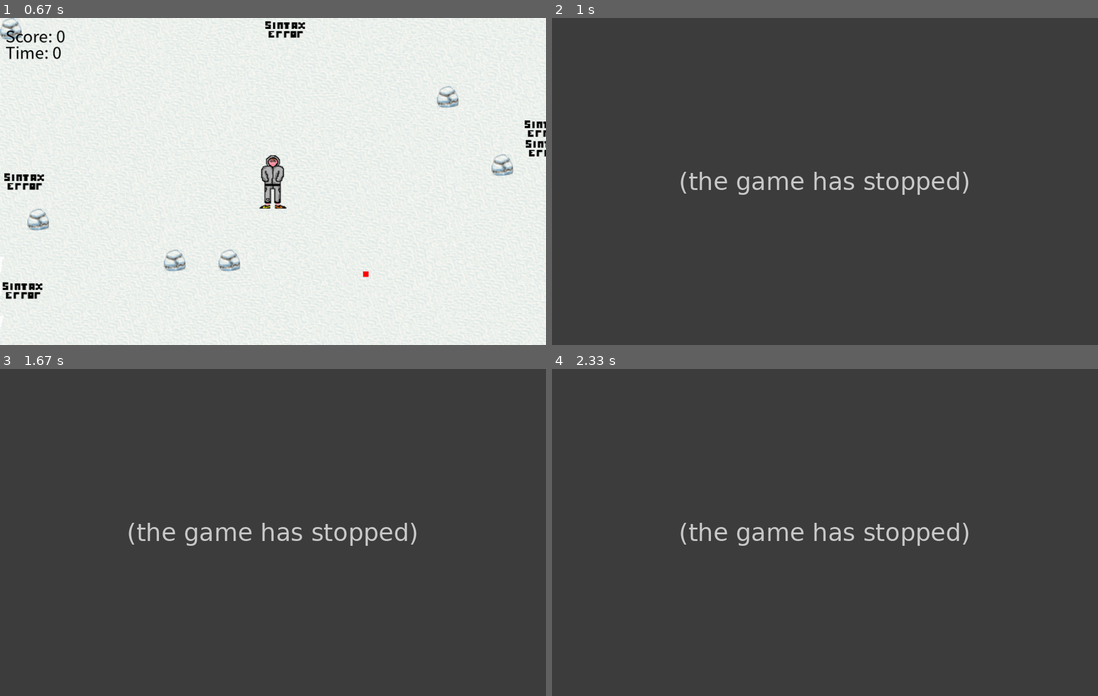
Above: before the commit, frames 1-4 (two rows, left to right).
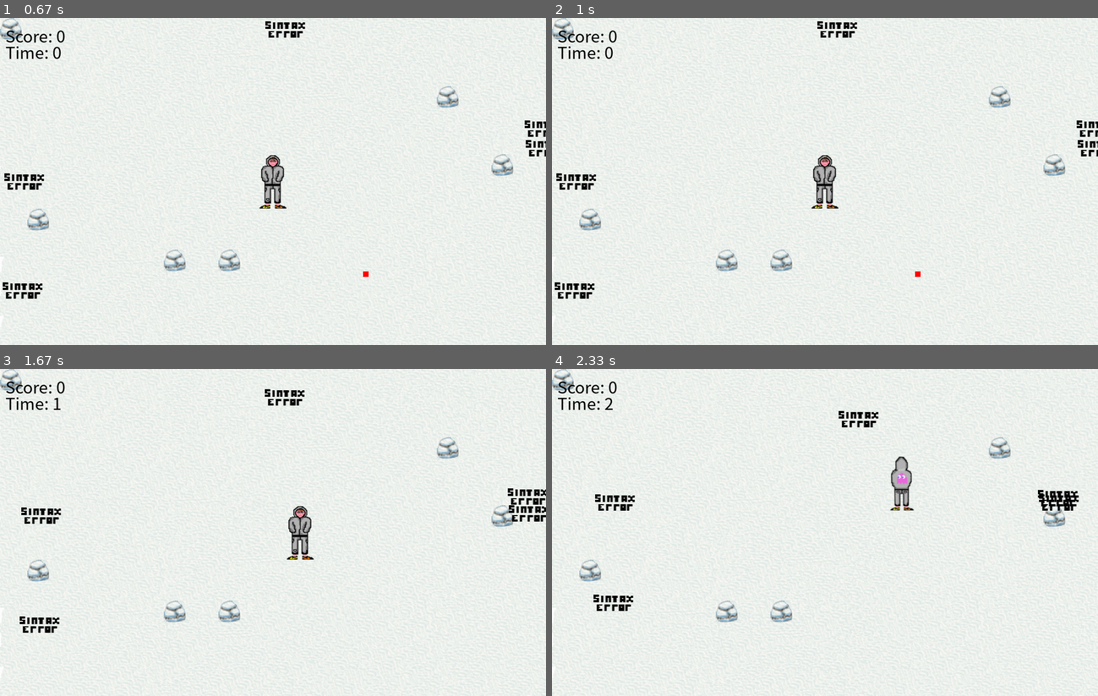
Above: after the commit, the same moments.

Repository: AleFalcone27/CodeDefender
Game: pygame game, started from JuegShooter.py
Two runs of this game, one before a commit and one after it. Both use one fixed random seed, a clock stepped at 60 frames per second and the inputs below.
Inputs (mouse positions are in pixels of both pictures, inside the frame that each line leads up to):
- Up to frame 1 (0.67 s): click (273, 181) at 0.38 s
- Up to frame 2 (1 s): hold Esc from 0.67 s (still down); hold D from 0.67 s (still down); move the mouse to (803, 194) at 0.7 s
- Up to frame 3 (1.67 s): release Esc at 1.13 s; release D at 1.13 s; tap Esc at 1.17 s; hold D from 1.5 s (still down)
- Up to frame 4 (2.33 s): release D at 1.97 s; hold W 2-2.3 s

Frame 1 is identical in both runs. In frame 2, 100% of the frame differs, in the area x 0-100%, y 0-100%; in frame 3, 100%; in frame 4, 100%.
Before the commit the program exited at 0.68 s; later frames show no game.

Commit message:
Organizacion del codigo

Diff:
--- a/JuegShooter.py
+++ b/JuegShooter.py
@@ -4,6 +4,9 @@
 from rock_element import Rocks
 
 from pygame.locals import *
+
+
+from bullets import move_bullet,remove_bullet_off_screen,remove_bullet_when_hit_enemy,bullet_colision
 
 # Inicializamos Pygame
 pygame.init()
@@ -32,20 +35,21 @@
 easy_enemy_width = 74
 enemies = []
 
-# Puntaje
+
 score = 0
-
 
 # SOUNDS
 shot_sound = pygame.mixer.Sound("Sounds\shootSound.wav")
-enemy_killed_sound = pygame.mixer.Sound("Sounds\enemyKilled.wav")
 lose_sound = pygame.mixer.Sound("Sounds\loseSound.wav")
 shot_sound.set_volume(0.1)  # Establece el volumen del sonido de disparo al 50%
-enemy_killed_sound.set_volume(0.2)  # Establece el volumen del sonido de enemigo muerto al 30%
+
+
 
 # PAUSA
 pause = False
-
+flag_pause = True
+pause_start_time = 0
+paused_time = 0
 
 # CREMOS LA LISTA DE PIEDRAS
 list_rocks = [
@@ -82,159 +86,177 @@
 running = True
 clock = pygame.time.Clock()
 
-# INICIALIZAMOS EL RELOJ
+
+# INICILIAZA
 start_time = pygame.time.get_ticks()
 elapsed_time = 0
+
+# CUANDO APRETE LA PAUSA EL PERSONAJE NO SE PUEDA NI MOVER NI APRETAR EL BOTON
+# CUANDOE STOY EN PAUSA NO SE LEAN LOS INPUTS DEL USUARIO
+# cUANDO ESTOY EN PAUSA NO SE LEAN LOS EVENTOS QUE NO SEAN CERRAR EL JUEGO
 
 while running:
     # Handle events
     for event in pygame.event.get():
         if event.type == QUIT:
             running = False
+        elif event.type == MOUSEBUTTONDOWN:
+            if not pause:
+                shot_sound.play()
+                bullet_x = player.pos_x + PLAYER_WIDTH / 2 - bullet_size / 2
+                bullet_y = player.pos_y + PLAYER_HEIGHT / 2 - bullet_size / 2
+                # Obtenemos la posicion del cursor
+                mouse_x, mouse_y = pygame.mouse.get_pos()
+                # bullet_dir_x y bullet_dir_y son la direccion en la que va la bala
+                bullet_dir_x = mouse_x - bullet_x
+                bullet_dir_y = mouse_y - bullet_y
+                bullet_dir_length = max(abs(bullet_dir_x), abs(bullet_dir_y))
+                bullet_dir_x /= bullet_dir_length
+                bullet_dir_y /= bullet_dir_length
+                bullets.append((bullet_x, bullet_y, bullet_dir_x, bullet_dir_y))
         elif event.type == KEYDOWN:
             if event.key == K_ESCAPE:
-                running = False
-        elif event.type == MOUSEBUTTONDOWN:
-
-            shot_sound.play()
-
-            bullet_x = player.pos_x + PLAYER_WIDTH / 2 - bullet_size / 2
-            bullet_y = player.pos_y + PLAYER_HEIGHT / 2 - bullet_size / 2
-
-            # Obtenemos la posicion del cursor
-            mouse_x, mouse_y = pygame.mouse.get_pos()
-
-            # bullet_dir_x y bullet_dir_y son la direccion en la que va la bala
-            bullet_dir_x = mouse_x - bullet_x
-            bullet_dir_y = mouse_y - bullet_y
-
-            bullet_dir_length = max(abs(bullet_dir_x), abs(bullet_dir_y))
-            bullet_dir_x /= bullet_dir_length
-            bullet_dir_y /= bullet_dir_length
-            bullets.append((bullet_x, bullet_y, bullet_dir_x, bullet_dir_y))
-
-    # Movimientos del jugador
-    keys = pygame.key.get_pressed()
-    if keys[K_a] and player.pos_x > 0:
-        player.pos_x = player.caminar("left", player.pos_x)
-    if keys[K_d] and player.pos_x < SCREEN_WIDTH - PLAYER_WIDTH:
-        player.pos_x = player.caminar("rigth", player.pos_x)
-    if keys[K_w] and player.pos_y > 0:
-        player.pos_y = player.caminar("up", player.pos_y)
-    if keys[K_s] and player.pos_y < SCREEN_HEIGHT - PLAYER_HEIGHT:
-        player.pos_y = player.caminar("down", player.pos_y)
-
-
-    # Move the bullets
-    bullets_to_remove = []
-    for i, bullet in enumerate(bullets):
-        bullet_x, bullet_y, bullet_dir_x, bullet_dir_y = bullet
-        bullet_x += bullet_dir_x * bullet_vel
-        bullet_y += bullet_dir_y * bullet_vel
-        if bullet_x < 0 or bullet_x > SCREEN_WIDTH or bullet_y < 0 or bullet_y > SCREEN_HEIGHT:
-            bullets_to_remove.append(i)
-        else:
-            bullets[i] = (bullet_x, bullet_y, bullet_dir_x, bullet_dir_y)
-
-
-    # Remove bullets that have gone off-screen
-    for i in reversed(bullets_to_remove):
-        bullets.pop(i)
-
-    # Move the enemies
-    for enemy in enemies:
-        if enemy.x < player.pos_x:
-            enemy.x += player.vel - 4
-        elif enemy.x > player.pos_x:
-            enemy.x -= player.vel - 4
-        if enemy.y < player.pos_y:
-            enemy.y += player.vel - 4
-        elif enemy.y > player.pos_y:
-            enemy.y -= player.vel - 4
-
-
-    # Check collision between bullets and enemies
-    bullets_to_remove = []
-    for i, bullet in enumerate(bullets):
-        bullet_x, bullet_y, _, _ = bullet
-        bullet_rect = pygame.Rect(bullet_x, bullet_y, bullet_size, bullet_size)
-        for j, enemy in enumerate(enemies):
-            if bullet_rect.colliderect(enemy):
-                enemy_killed_sound.play()
-                bullets_to_remove.append(i)
-                enemies.pop(j)
-                score += 1  # Incrementar el puntaje por cada enemigo alcanzado
-
-    # Remove bullets and enemies that have collided
-    for i in reversed(bullets_to_remove):
-        bullets.pop(i)
-
-    # Check collision between player and enemies
-    player_rect = pygame.Rect(player.pos_x, player.pos_y, PLAYER_WIDTH, PLAYER_HEIGHT)
-    for enemy in enemies:
-        if player_rect.colliderect(enemy):
-            running = False  # Game over if player collides with an enemy
-
-    # Generate new enemies
-    if len(enemies) < 5:
-        create_enemy()
-
-    # Draw the game
-    screen.fill("WHITE")
-    fondo = pygame.image.load("Images\\floor.png")
-    screen.blit(fondo, (0, 0))
-
-    # DIBUJAMOS LAS PIEDRAS
-    for rock in list_rocks:
-        rock_surface = rock.image
-        rock_surface = pygame.transform.scale(rock_surface, (rock.rescale, rock.rescale))
-        rock_rect = pygame.Rect(rock.pos_x, rock.pos_y, rock.rescale, rock.rescale)
-        screen.blit(rock_surface, (rock_rect))
-
-        # Verificar si el lado derecho de rect1 choca con el lado izquierdo de rect2
-        if player_rect.colliderect(rock_rect):
-            if player.pos_y > rock.pos_y:
-                player.pos_y += player.vel
-            if player.pos_y < rock.pos_y:
-                player.pos_y -= player.vel
-            if player.pos_x < rock.pos_x:
-                player.pos_x -= player.vel
-            if player.pos_x > rock.pos_x:
-                player.pos_x += player.vel
-
-
-    # DIBUJAMOS AL PERSONAJE PRINCIPAL
-    image = player.image  # Accedemos al atributo imagen
-    image_rect = image.get_rect()  # Obtener el rectángulo de la imagen
-    image_rect.center = (player.pos_x + 50 // 2, player.pos_y + 100 // 2)  # Centramos el rectangulo con la posicion de nuestro personaje
-    screen.blit(image, image_rect)
-
-    # DIBUJAMOS LAS BALAS
-    for bullet in bullets:
-        pygame.draw.rect(screen, (255, 0, 0), bullet[:2] + (bullet_size, bullet_size))
-
-    # DIBUJAMOS LOS ENEMIGOS
-    for enemy in enemies:
-        easy_enemy_image = pygame.image.load("Images\\sintaxError_image.png")
-        screen.blit(easy_enemy_image, enemy)
-
-    # DIBUJAMOS EL SCORE
-    font = pygame.font.SysFont("microsoftjhengheimicrosoftjhengheiui", 30)
-    score_text = font.render("Score: " + str(score), True, "BLACK")
-    screen.blit(score_text, (10, 10))
-
-    # DIBUJAMOS EL CRONOMETRO
-    current_time = pygame.time.get_ticks()
-    elapsed_time = current_time - start_time
-    font = pygame.font.SysFont("microsoftjhengheimicrosoftjhengheiui", 30)
-    elapsed_time_text = font.render("Time: " + str(elapsed_time // 1000) , True, "BLACK")
-    screen.blit(elapsed_time_text, (10, 40))
-    pygame.font.get_fonts()
-
-    pygame.display.flip()
-
-    # Control the frame rate
-    clock.tick(60)
-
-# Quit the game
+                pause = not pause
+
+# EL TIEMPO DE PAUSA SE SUMA EN LA PROXIMA
+
+    if pause:
+        if flag_pause == True:
+            pause_start_time = pygame.time.get_ticks() # Guardo el el segundo en el cual el juego se pone en pausa
+            print("PRIMER SEGUNDO DE PAUSA: ",pause_start_time)
+            flag_pause = False
+        paused_time = pygame.time.get_ticks() # Me quedo con el segundo en el cual el juego sale de la pausa
+
+        print("TIEMPO EN PAUSA: ",paused_time )
+
+
+
+    # VERIFICAMOS LA PAUSA
+    if not pause:
+
+        flag_pause = True
+        paused_time = 0
+
+        # Movimientos del jugador
+        keys = pygame.key.get_pressed()
+        if keys[K_a] and player.pos_x > 0:
+            player.pos_x = player.caminar("left", player.pos_x)
+        if keys[K_d] and player.pos_x < SCREEN_WIDTH - PLAYER_WIDTH:
+            player.pos_x = player.caminar("rigth", player.pos_x)
+        if keys[K_w] and player.pos_y > 0:
+            player.pos_y = player.caminar("up", player.pos_y)
+        if keys[K_s] and player.pos_y < SCREEN_HEIGHT - PLAYER_HEIGHT:
+            player.pos_y = player.caminar("down", player.pos_y)
+
+
+
+
+        # LOGICA DE LAS BALAS
+        # Remove bullets that have gone off-screen
+        bullets_to_remove =  move_bullet(bullets,bullet_vel)
+        remove_bullet_off_screen(bullets_to_remove,bullets)
+        # Verifica la colision de las balas con los enemigos y elimina a ambos en caso de colision
+        if(bullet_colision(bullets_to_remove,bullets,enemies,bullet_size)):
+            remove_bullet_when_hit_enemy(bullets_to_remove,bullets)
+            score = score + 1
+
+
+
+        # PLAYER
+        # Creamos el reactangulo del jugador
+        player_rect = player.get_rect(player.pos_x,player.pos_y)
+
+
+
+
+
+
+
+        for enemy in enemies:
+            if player_rect.colliderect(enemy):
+                running = False  # Game over if player collides with an enemy
+
+
+        # ENEMY
+        # Move the enemies
+        for enemy in enemies:
+            if enemy.x < player.pos_x:
+                enemy.x += player.vel - 4
+            elif enemy.x > player.pos_x:
+                enemy.x -= player.vel - 4
+            if enemy.y < player.pos_y:
+                enemy.y += player.vel - 4
+            elif enemy.y > player.pos_y:
+                enemy.y -= player.vel - 4
+
+        # Generate new enemies
+        if len(enemies) < 5:
+            create_enemy()
+
+
+
+
+        # DRAW STUFF
+
+
+        # Draw the game
+        screen.fill("WHITE")
+        fondo = pygame.image.load("Images\\floor.png")
+        screen.blit(fondo, (0, 0))
+
+        # DIBUJAMOS LAS PIEDRAS
+        for rock in list_rocks:
+            rock_surface = rock.image
+            rock_surface = pygame.transform.scale(rock_surface, (rock.rescale, rock.rescale))
+            rock_rect = pygame.Rect(rock.pos_x, rock.pos_y, rock.rescale, rock.rescale)
+            screen.blit(rock_surface, (rock_rect))
+
+
+            # Verificar si el lado derecho de rect1 choca con el lado izquierdo de rect2
+            if player_rect.colliderect(rock_rect):
+                if player.pos_y > rock.pos_y:
+                    player.pos_y += player.vel
+                if player.pos_y < rock.pos_y:
+                    player.pos_y -= player.vel
+                if player.pos_x < rock.pos_x:
+                    player.pos_x -= player.vel
+                if player.pos_x > rock.pos_x:
+                    player.pos_x += player.vel
+
+
+        # DIBUJAMOS AL PERSONAJE PRINCIPAL
+        image = player.image  # Accedemos al atributo imagen
+        image_rect = image.get_rect()  # Obtener el rectángulo de la imagen
+        image_rect.center = (player.pos_x + 50 // 2, player.pos_y + 100 // 2)  # Centramos el rectangulo con la posicion de nuestro personaje
+        screen.blit(image, image_rect)
+
+        # DIBUJAMOS LAS BALAS
+        for bullet in bullets:
+            pygame.draw.rect(screen, (255, 0, 0), bullet[:2] + (bullet_size, bullet_size))
+
+
+        # DIBUJAMOS LOS ENEMIGOS
+        for enemy in enemies:
+            easy_enemy_image = pygame.image.load("Images\\sintaxError_image.png")
+            screen.blit(easy_enemy_image, enemy)
+
+        # DIBUJAMOS EL SCORE
+        font = pygame.font.SysFont("microsoftjhengheimicrosoftjhengheiui", 30)
+        score_text = font.render("Score: " + str(score), True, "BLACK")
+        screen.blit(score_text, (10, 10))
+
+        # DIBUJAMOS EL CRONOMETRO
+        current_time = pygame.time.get_ticks() # Frena de reproducirse cuando estoy en pausa
+        print("Current: ",current_time )
+        elapsed_time = current_time - paused_time # Tengo que restar el tiempo de pausa a current time
+        font = pygame.font.SysFont("microsoftjhengheimicrosoftjhengheiui", 30)
+        elapsed_time_text = font.render("Time: " + str(elapsed_time // 1000) , True, "BLACK")
+        screen.blit(elapsed_time_text, (10, 40))
+
+        pygame.font.get_fonts()
+        pygame.display.flip()
+        # Control the frame rate
+        clock.tick(60)
+
+# Qit the game
 pygame.quit()
--- /dev/null
+++ b/bullets.py
@@ -0,0 +1,51 @@
+import pygame
+
+
+SCREEN_WIDTH = 1000
+SCREEN_HEIGHT = 600
+
+pygame.init()
+pygame.mixer.init()
+
+score = 1
+
+enemy_killed_sound = pygame.mixer.Sound("Sounds\enemyKilled.wav")
+enemy_killed_sound.set_volume(0.2)  # Establece el volumen del sonido de enemigo muerto al 30%
+
+
+def move_bullet (bullets,bullet_vel):
+    bullets_to_remove = []
+    for i, bullet in enumerate(bullets):
+        bullet_x, bullet_y, bullet_dir_x, bullet_dir_y = bullet
+        bullet_x += bullet_dir_x * bullet_vel
+        bullet_y += bullet_dir_y * bullet_vel
+        if bullet_x < 0 or bullet_x > SCREEN_WIDTH or bullet_y < 0 or bullet_y > SCREEN_HEIGHT:
+            bullets_to_remove.append(i)
+        else:
+            bullets[i] = (bullet_x, bullet_y, bullet_dir_x, bullet_dir_y)
+    return bullets_to_remove
+
+
+def remove_bullet_off_screen(bullets_to_remove,bullets): #COMO FUNCIONA ESTA?
+    for i in reversed(bullets_to_remove):
+        bullets.pop(i)
+    return bullets
+
+def remove_bullet_when_hit_enemy(bullets_to_remove,bullets):
+    for i in reversed(bullets_to_remove):
+        bullets.pop(i)
+    return bullets
+
+
+
+def bullet_colision(bullets_to_remove,bullets,enemies,bullet_size):
+    for i, bullet in enumerate(bullets):
+        bullet_x, bullet_y, _, _ = bullet
+        bullet_rect = pygame.Rect(bullet_x, bullet_y, bullet_size, bullet_size)
+        for j, enemy in enumerate(enemies):
+            if bullet_rect.colliderect(enemy):
+                enemy_killed_sound.play()
+                bullets_to_remove.append(i)
+                enemies.pop(j)
+                bullet_hit  = True # Incrementar el puntaje por cada enemigo alcanzado
+                return bullet_hit
--- a/player.py
+++ b/player.py
@@ -28,3 +28,7 @@
             case "rigth":
                 player_pos += player_vel
                 return player_pos
+
+
+    def get_rect(self, posx, posy):
+        return pygame.Rect(posx, posy, self.width, self.height)
--- a/to do.txt
+++ b/to do.txt
@@ -1,10 +1,8 @@
+
+- SEGUIR ORDENANDO EL CODIGO PARA PODER HACER MAS FACIL EL TEMA DE LOS NIVELES
+
 - Niveles
-
-
-
+- Easy_enemy con movimientos random
+- Enemigo secundario Con seguimiento
 - Boss final
-
-
-
-
 - Sonidos: Falta solo el sonido de la musica
